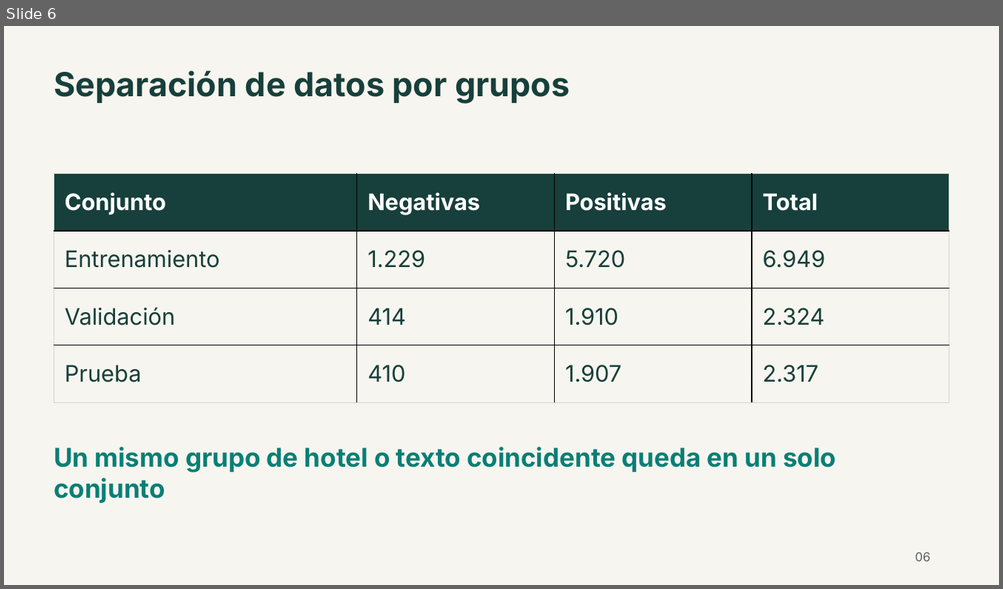
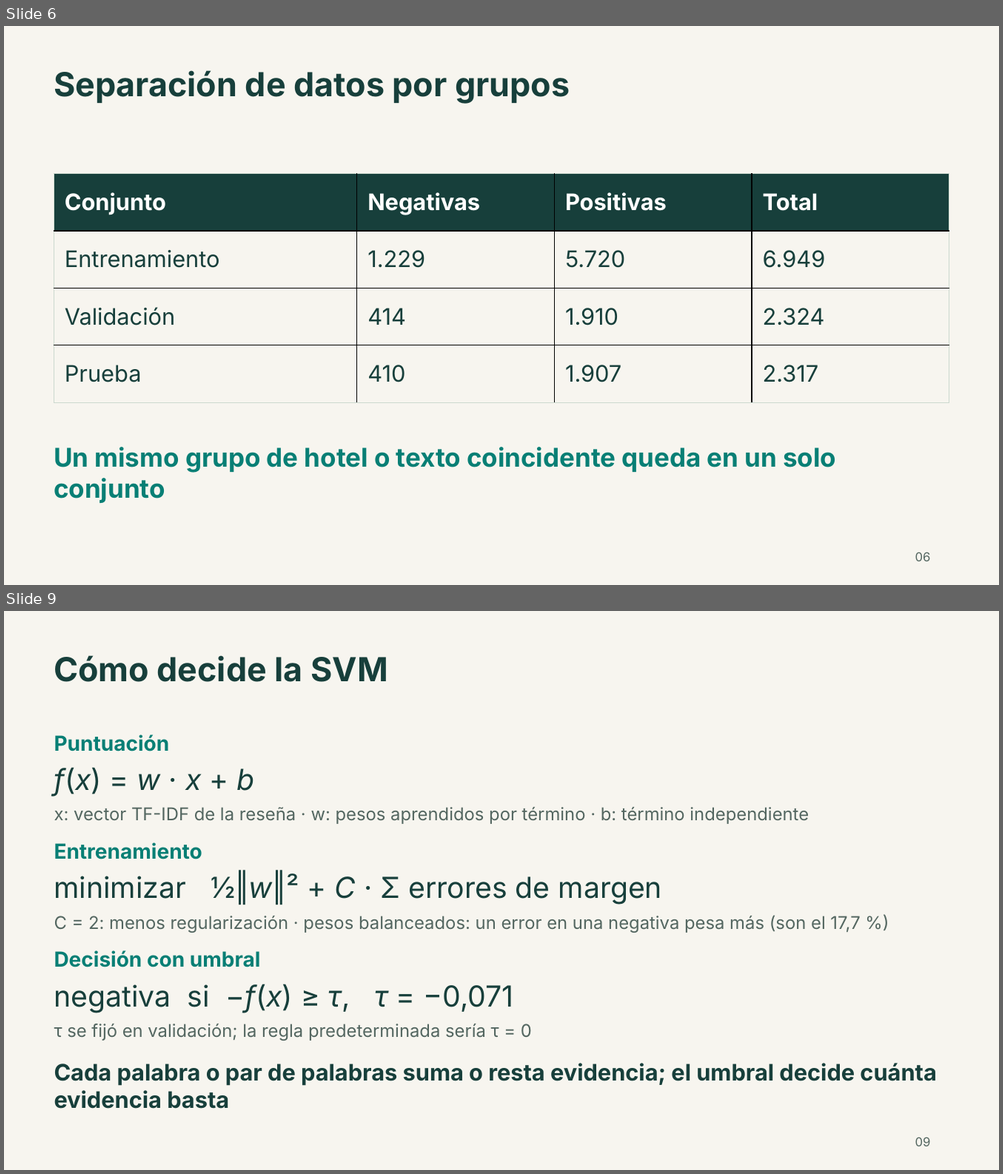
Before and after one commit to bvelastegui/hotel-reviews-ml, a slide deck: entregables/presentacion.pptx. Shown one above the other, each under a label of ours: slide 6 before the commit, slides 6 and 9 after it; the slides between them are not shown. The pictures are 1003x589 and 1003x1174 pixels, drawn with LibreOffice and Linux fonts; fonts in the diff are those of the drawing. Boxes give left, top, right and bottom in pixels: in the first picture for what was removed or moved away, otherwise in the second. Text is boxed around its words. In the diff, an @@ line names an element or a change of style, - is before the commit and + after.

```diff
--- a/entregables/presentacion.pptx
+++ b/entregables/presentacion.pptx
@@ slide 9 added at <box>4,611,999,1170</box>, background #F7F5EF @@
@@ text added at <box>54,655,388,682</box>, 32 pt, text #173F3B, bold @@
+Cómo decide la SVM
@@ text added at <box>54,735,170,752</box>, 20 pt, text #087F75, bold @@
+Puntuación
@@ text added at <box>54,767,255,796</box>, 28 pt, text #173F3B, italic @@
+f(x) = w · x + b
@@ text added at <box>54,807,808,824</box>, 17 pt, text #536660 @@
+x: vector TF-IDF de la reseña · w: pesos aprendidos por término · b: término independiente
@@ text added at <box>54,843,202,860</box>, 20 pt, text #087F75, bold @@
+Entrenamiento
@@ text added at <box>54,874,662,905</box>, 28 pt, text #173F3B @@
+minimizar ½‖w‖² + C · Σ errores de margen
@@ text added at <box>54,915,859,933</box>, 17 pt, text #536660 @@
+C = 2: menos regularización · pesos balanceados: un error en una negativa pesa más (son el 17,7 %)
@@ text added at <box>54,951,261,968</box>, 20 pt, text #087F75, bold @@
+Decisión con umbral
@@ text added at <box>54,984,514,1013</box>, 28 pt, text #173F3B @@
+negativa si −f(x) ≥ τ, τ = −0,071
@@ text added at <box>54,1024,532,1041</box>, 17 pt, text #536660 @@
+τ se fijó en validación; la regla predeterminada sería τ = 0
@@ text added at <box>54,1063,936,1109</box>, 22 pt, text #173F3B, bold @@
+Cada palabra o par de palabras suma o resta evidencia; el umbral decide cuánta evidencia basta
@@ text added at <box>915,1137,930,1147</box>, 12 pt, text #536660 @@
+09
```
Also in this commit, not shown: 11 slides changed, 3 other slides added, 1 slide removed, 3 other files.
